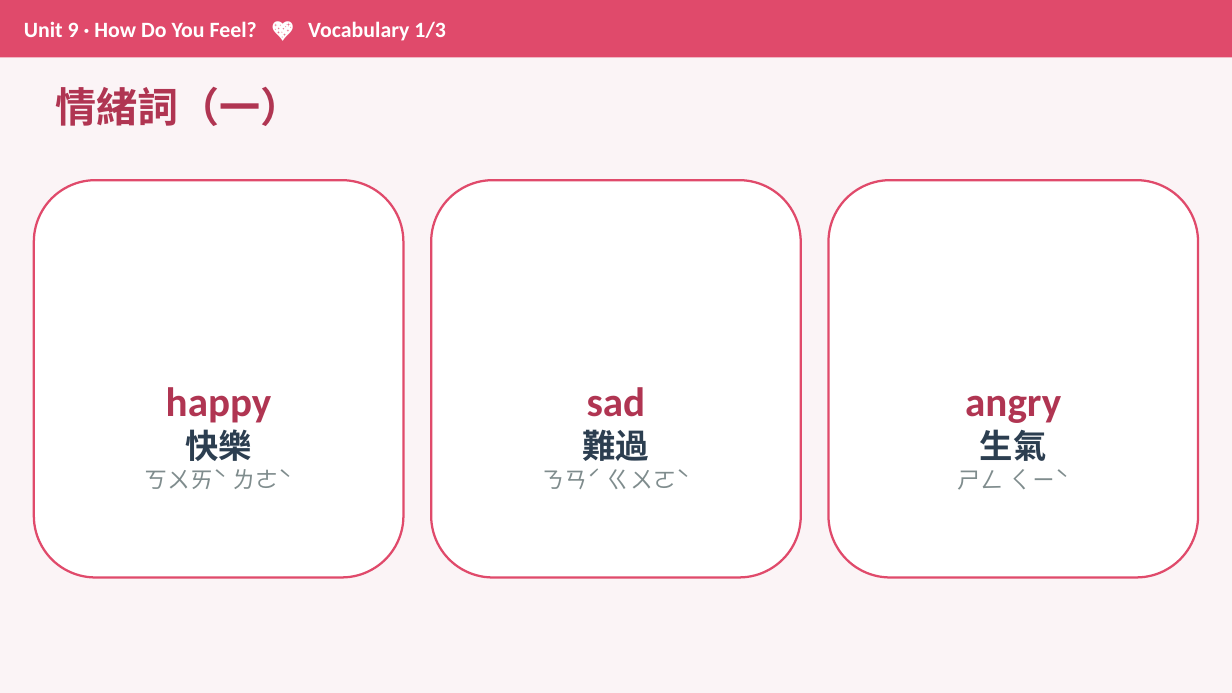
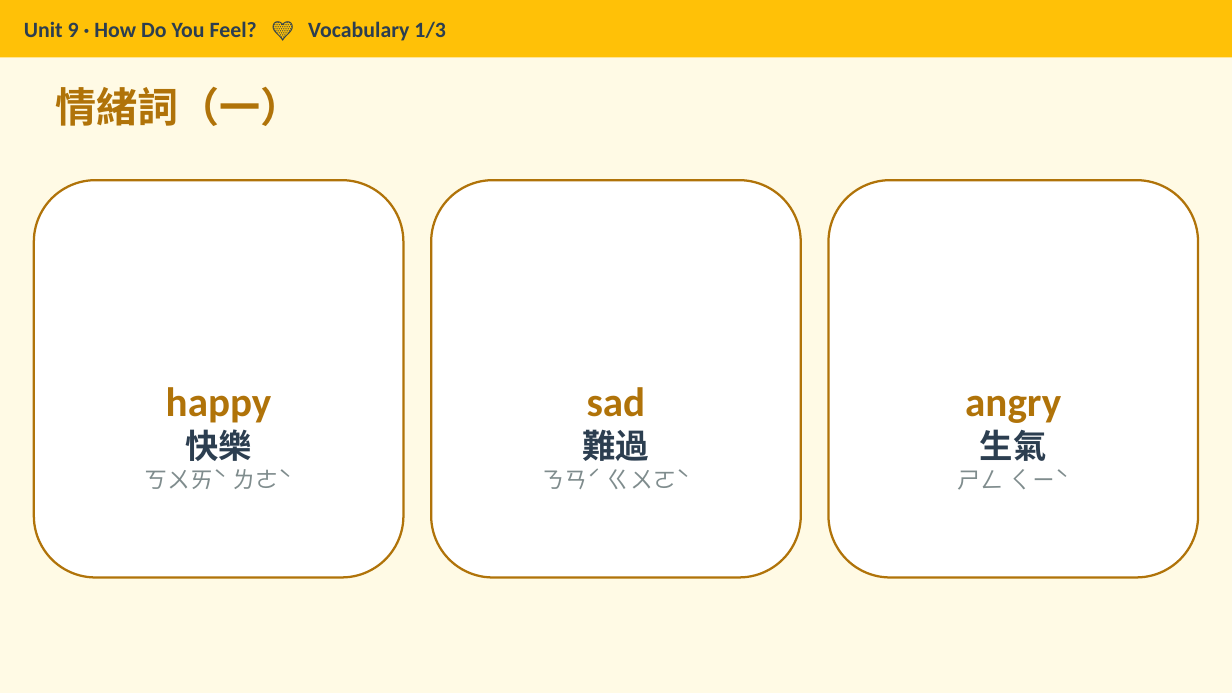
Before and after one commit to Yuchiaoniu/english, a slide deck: slide 3 of Unit9_How_Do_You_Feel.pptx. Drawn at 1232x693 pixels with LibreOffice and Linux fonts; fonts in the diff are those of the drawing. Boxes give left, top, right and bottom in pixels: in the first picture for what was removed or moved away, otherwise in the second. Text is boxed around its words. In the diff, an @@ line names an element or a change of style, - is before the commit and + after.

```diff
--- a/Unit9_How_Do_You_Feel.pptx
+++ b/Unit9_How_Do_You_Feel.pptx
@@ background #FBF4F6 to #FFFAE5 @@
@@ rectangle "Unit 9 · How Do ..." at bbox=[0, 0, 1232, 57]: fill #E04A6B to #FFC107 @@
@@ text in rectangle at bbox=[24, 21, 445, 41]: text changed; text colour #FFFFFF to #2C3E50 @@
-Unit 9 · How Do You Feel? 💖 Vocabulary 1/3
+Unit 9 · How Do You Feel? 💛 Vocabulary 1/3
@@ text "情緒詞（一）" at bbox=[55, 87, 301, 126]: text colour #B03552 to #B07309 @@
@@ rounded rectangle "😄" at bbox=[34, 180, 404, 578]: text colour #B03552 to #B07309 in "happy"; outline #E04A6B 1.75 pt to #B07309 1.75 pt @@
@@ rounded rectangle "😢" at bbox=[432, 180, 801, 578]: text colour #B03552 to #B07309 in "sad"; outline #E04A6B 1.75 pt to #B07309 1.75 pt @@
@@ rounded rectangle "😠" at bbox=[829, 180, 1199, 578]: outline #E04A6B 1.75 pt to #B07309 1.75 pt @@
@@ text in rounded rectangle at bbox=[965, 395, 1061, 423]: text colour #B03552 to #B07309 in "angry" @@
```
Also in this commit, not shown: 14 other slides changed, 3 other files.
